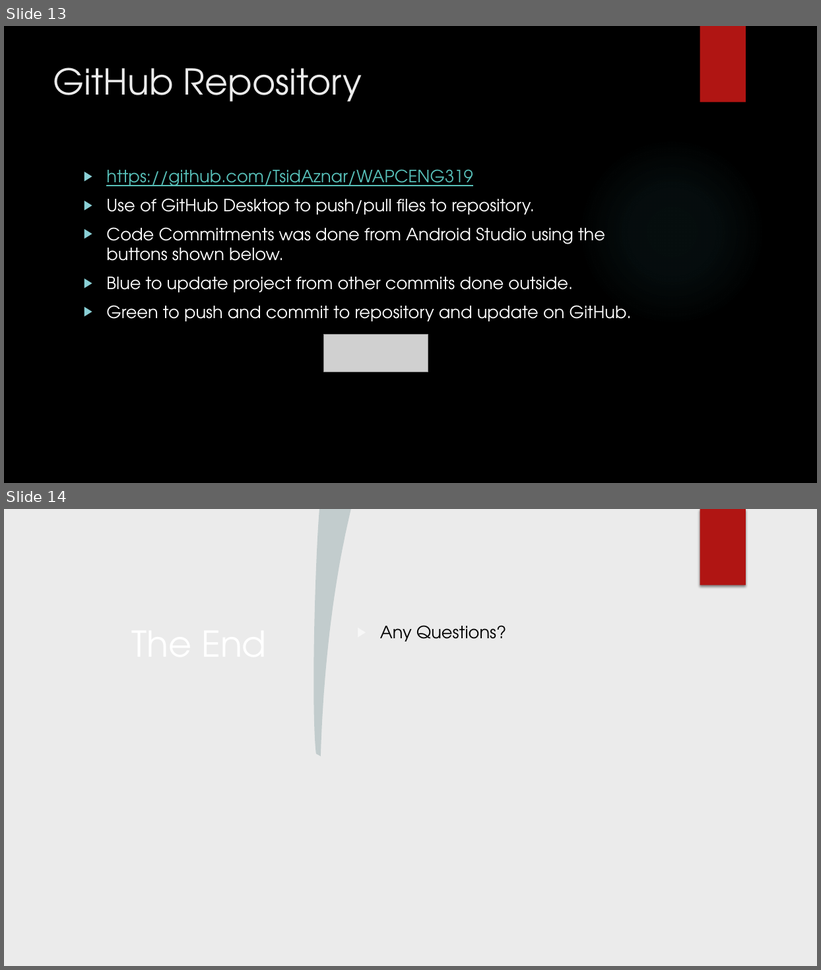
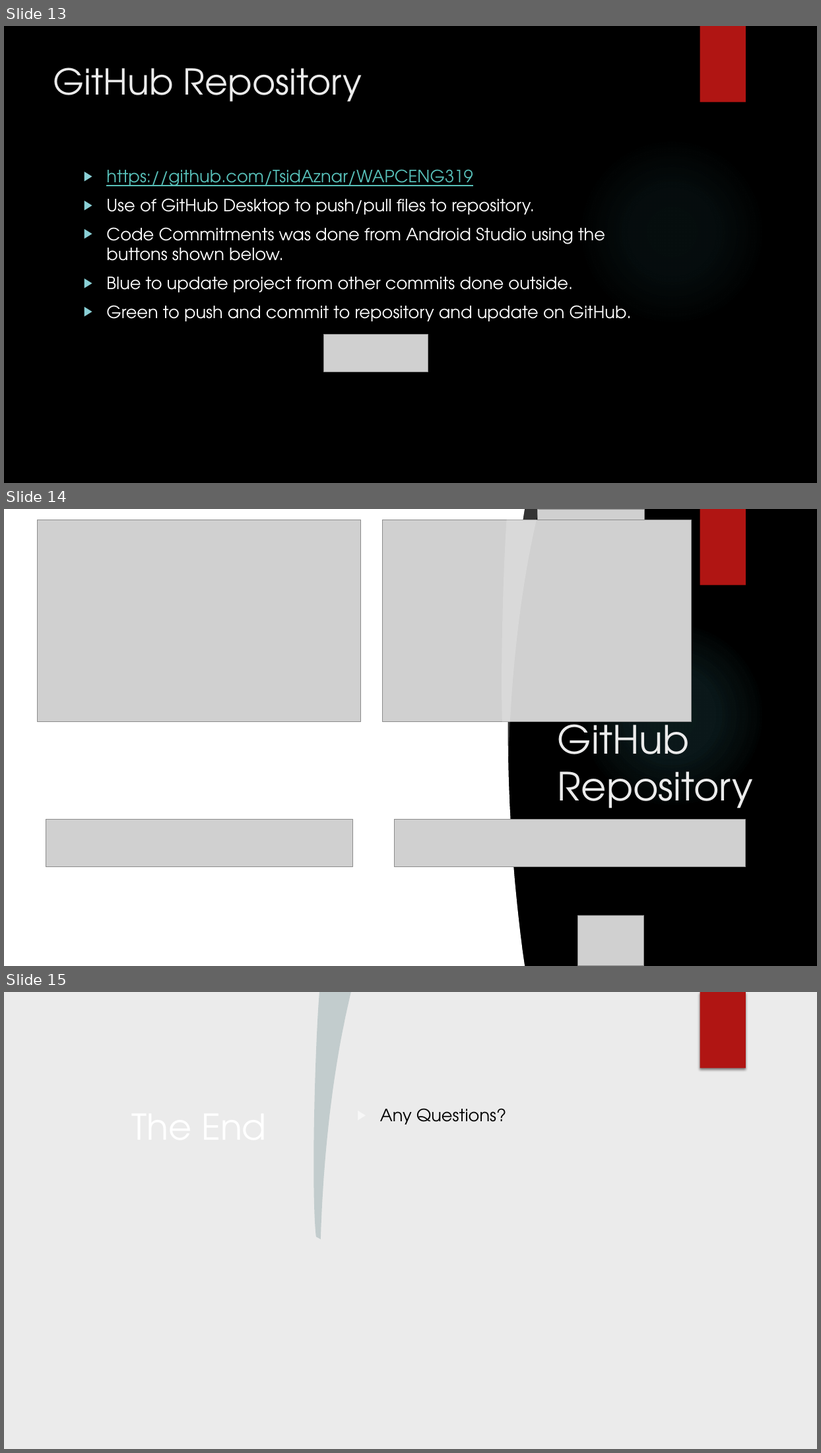
Before and after one commit to TsidAznar/WAPCENG319, a slide deck: Final Presentation.pptx. Shown one above the other, each under a label of ours: slides 13 and 14 before the commit, slides 13, 14 and 15 after it. The pictures are 821x970 and 821x1453 pixels, drawn with LibreOffice and Linux fonts; fonts in the diff are those of the drawing; grey boxes stand for pictures; background and template pictures are left out. Boxes give left, top, right and bottom in pixels: in the first picture for what was removed or moved away, otherwise in the second. Text is boxed around its words. In the diff, an @@ line names an element or a change of style, - is before the commit and + after.

```diff
--- a/Final Presentation.pptx
+++ b/Final Presentation.pptx
@@ slide 14 added at (4, 509, 817, 966), background picture (left out); not listed: 1 template element that a slide beside it also shows @@
@@ freeform shape added at (4, 509, 525, 966), fill #FFFFFF @@
@@ picture added at (38, 520, 362, 722) @@
@@ picture added at (382, 520, 692, 722) @@
@@ freeform shape added at (502, 509, 539, 757), fill #FFFFFF at 20% opacity @@
@@ picture added at (538, 509, 644, 586) @@
@@ rectangle added at (700, 509, 746, 586), fill #B01513 @@
@@ ellipse added at (578, 621, 766, 809), fill gradient #50B9C1 @@
@@ picture added at (4, 687, 273, 966) @@
@@ picture added at (4, 702, 105, 859) @@
@@ title added at (558, 714, 753, 809), 46 pt, text #EBEBEB @@
+GitHub Repository
@@ picture added at (46, 819, 352, 867) @@
@@ picture added at (395, 819, 746, 867) @@
@@ picture added at (578, 916, 644, 966) @@
@@ what was slide 14 is now slide 15 @@
```
